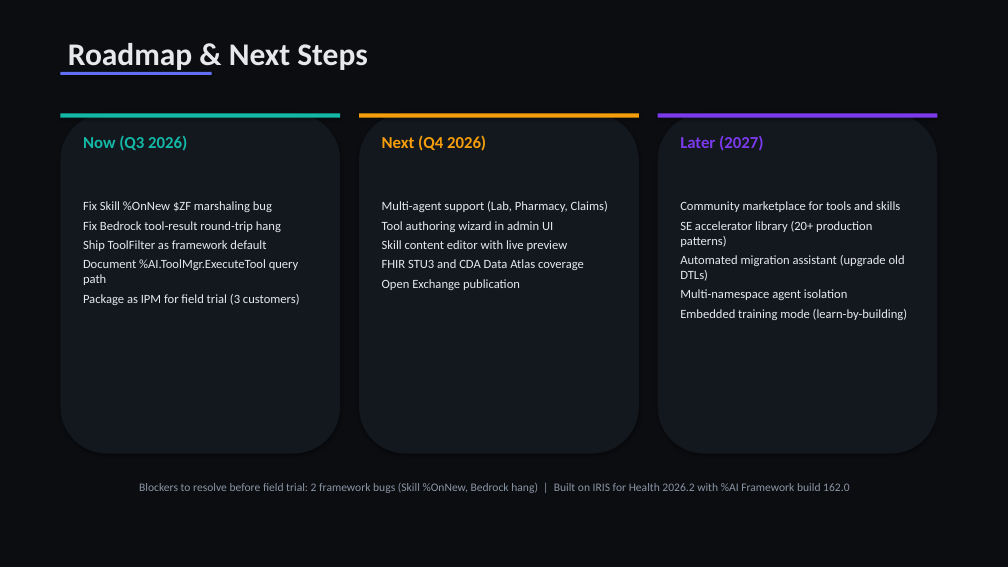
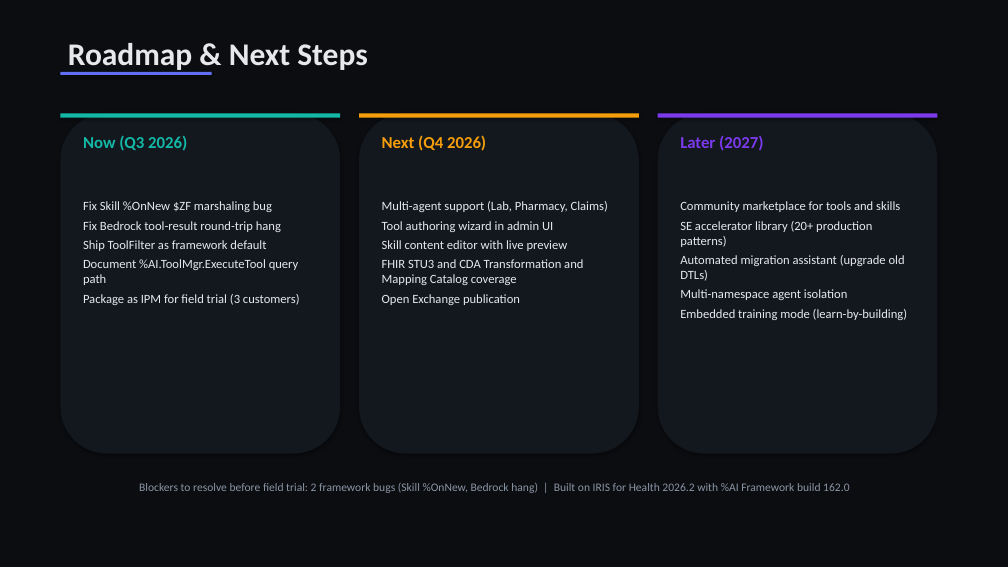
Before and after one commit to dfrancoisc/Agentic-Integration-Builder-Vibe-Coding, a slide deck: slide 10 of docs/Agentic_Health_Interop_Engineering.pptx. Drawn at 1008x567 pixels with LibreOffice and Linux fonts; fonts in the diff are those of the drawing. Boxes give left, top, right and bottom in pixels: in the first picture for what was removed or moved away, otherwise in the second. Text is boxed around its words. In the diff, an @@ line names an element or a change of style, - is before the commit and + after.

```diff
--- a/docs/Agentic_Health_Interop_Engineering.pptx
+++ b/docs/Agentic_Health_Interop_Engineering.pptx
@@ text at bbox=[382, 259, 583, 285]: text changed @@
-FHIR STU3 and CDA Data Atlas coverage
+FHIR STU3 and CDA Transformation and Mapping Catalog coverage
```
Also in this commit, not shown: 1 other slide changed, 10 other files.
